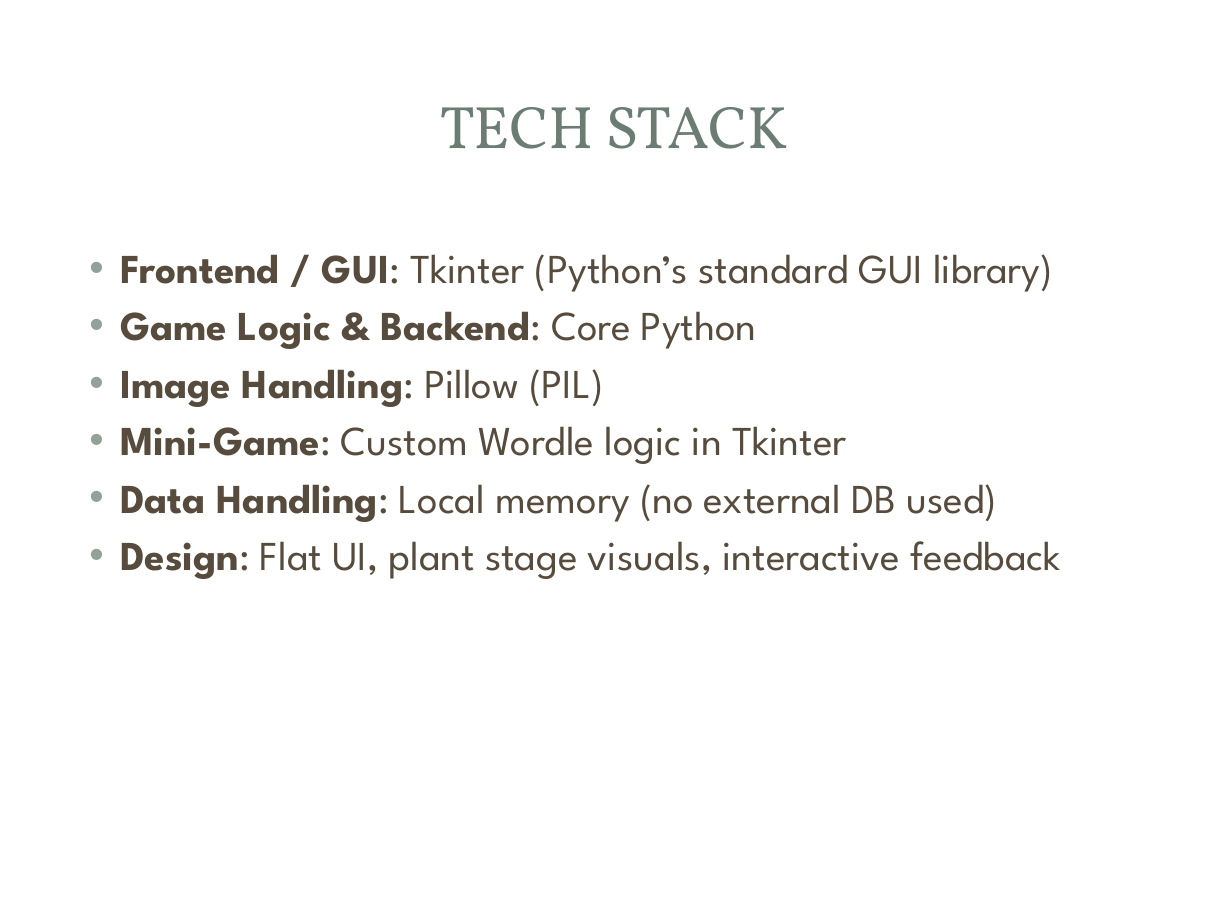
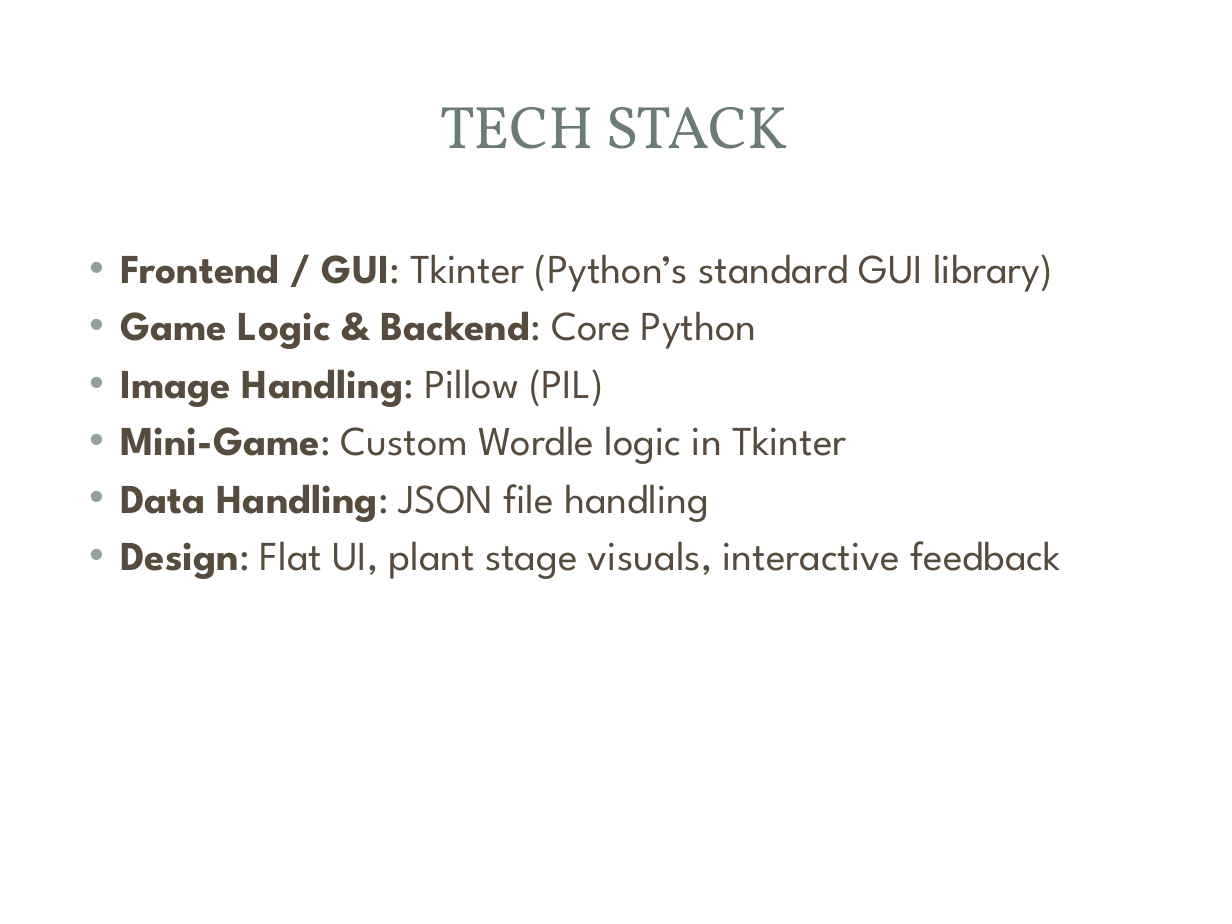
Before and after one commit to P7234/mindbloom-selfcare-game, a slide deck: slide 5 of MINDBLOOM.ppt. Drawn at 1232x924 pixels with LibreOffice and Linux fonts; fonts in the diff are those of the drawing; background and template pictures are left out. Boxes give left, top, right and bottom in pixels: in the first picture for what was removed or moved away, otherwise in the second. Text is boxed around its words. In the diff, an @@ line names an element or a change of style, - is before the commit and + after.

Commit message:
final commit

```diff
--- a/MINDBLOOM.ppt
+++ b/MINDBLOOM.ppt
@@ text at [120,484,709,522]: text changed @@
-• Data Handling: Local memory (no external DB used)
+• Data Handling: JSON file handling
```
